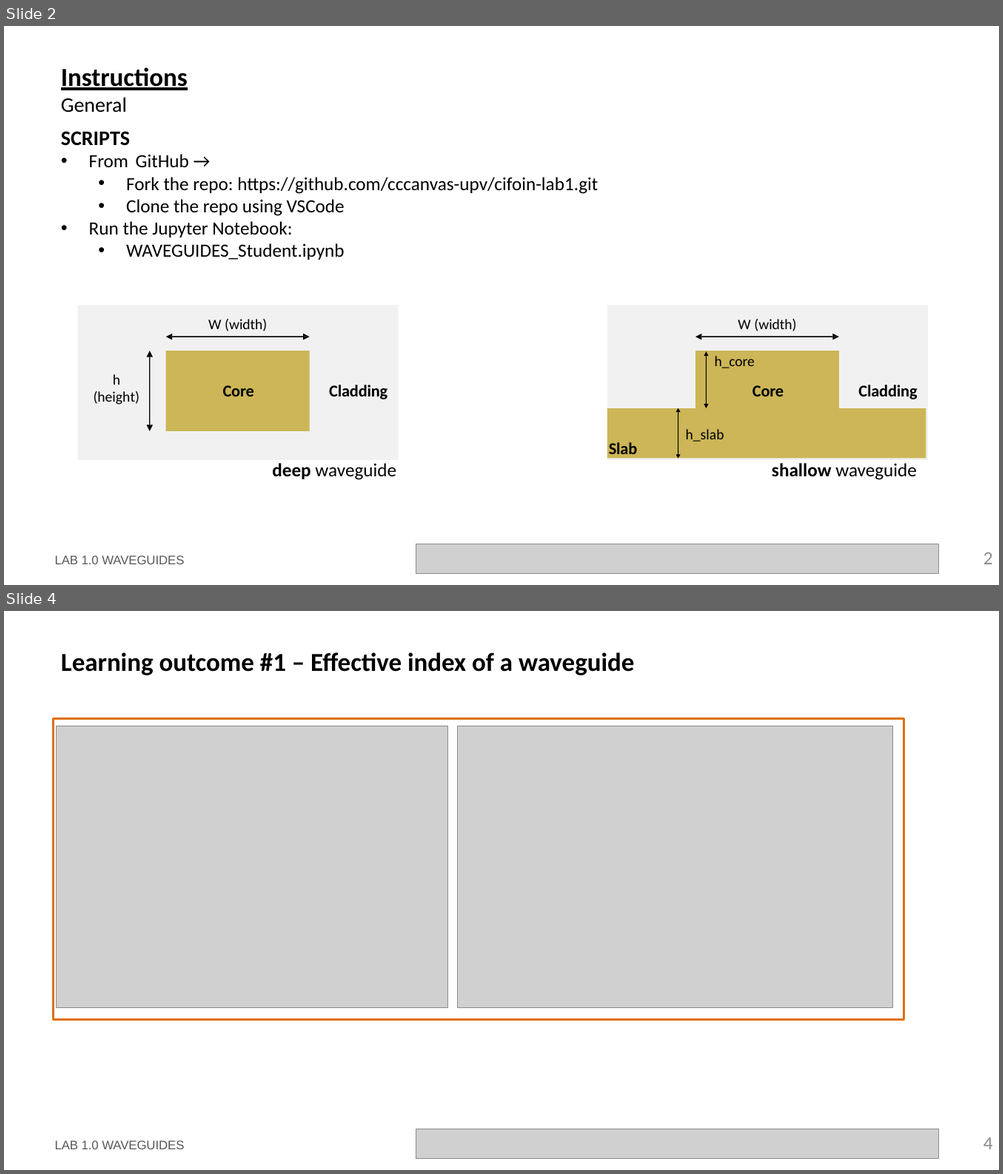
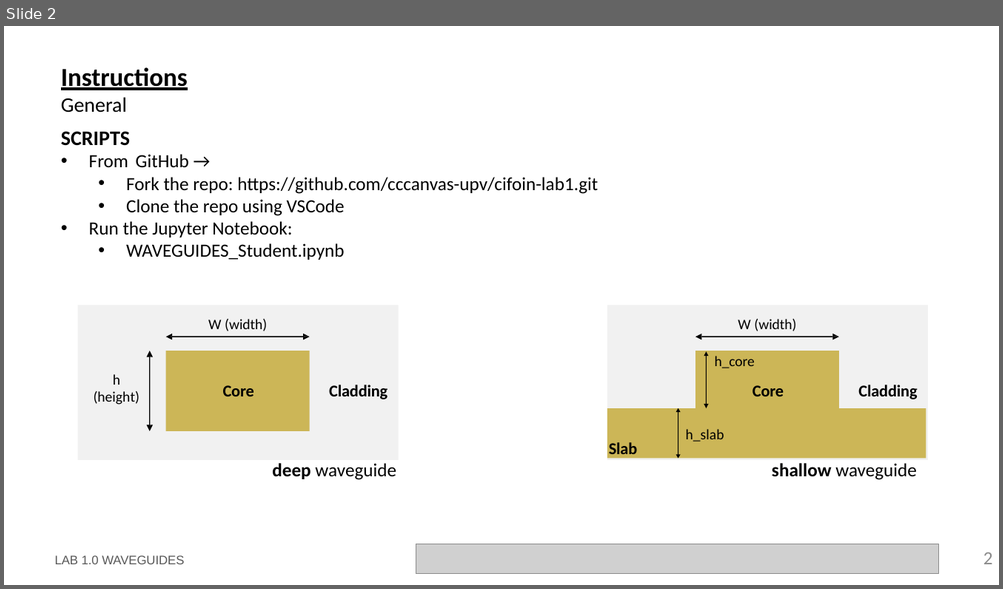
Before and after one commit to cccanvas-upv/cifoin-lab1, a slide deck: LabBook_10.pptx. Shown one above the other, each under a label of ours: slides 2 and 4 before the commit, slide 2 after it; the slides between them are not shown. The pictures are 1003x1174 and 1003x589 pixels, drawn with LibreOffice and Linux fonts; fonts in the diff are those of the drawing; grey boxes stand for pictures; background and template pictures are left out. Boxes give left, top, right and bottom in pixels: in the first picture for what was removed or moved away, otherwise in the second. Text is boxed around its words. In the diff, an @@ line names an element or a change of style, - is before the commit and + after.

```diff
--- a/LabBook_10.pptx
+++ b/LabBook_10.pptx
@@ slide 4 removed at <box>4,611,999,1170</box>, background #FFFFFF @@
@@ title removed at <box>61,652,634,675</box> @@
-Learning outcome #1 – Effective index of a waveguide
@@ rectangle removed at <box>54,718,904,1020</box> @@
@@ picture removed at <box>57,726,448,1008</box> @@
@@ picture removed at <box>458,726,893,1008</box> @@
@@ text removed at <box>55,1141,184,1150</box> @@
-LAB 1.0 WAVEGUIDES
@@ picture removed at <box>416,1130,939,1159</box> @@
@@ page number removed at <box>983,1138,993,1150</box> @@
-4
```
Also in this commit, not shown: 6 slides changed, 2 slides added.
